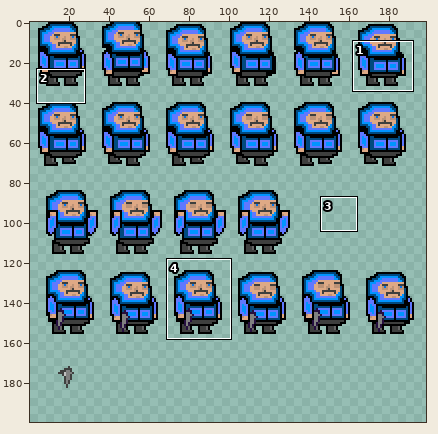
Sprite sheet, stored at Assets/Sprites/SpriteSprite.png. The first picture is a wide view before the edit; the outline marks the close-up.
Close-up. The starting point:
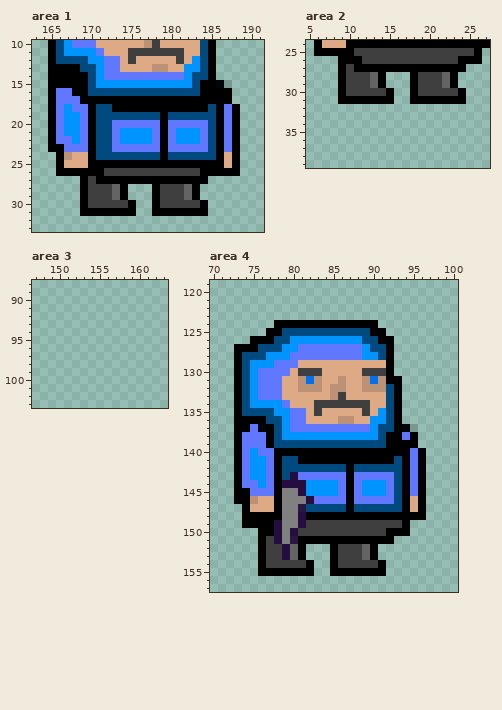
The file is 256x224 pixels. Colours within 5 levels of each other are drawn and written as one. Shown: area 1: x 163..191, y 10..33; area 2: x 5..27, y 24..39; area 3: x 147..163, y 88..103; area 4: x 70..100, y 119..157. The wide view leaves out empty margins. The commit also changed other parts of the picture, which this record leaves out.
After the commit:
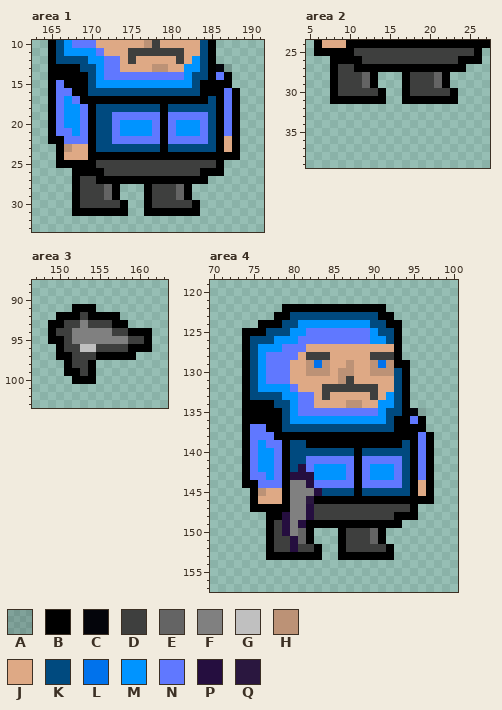
Palette (. is transparent): A #00000025  B #000000  C #04050b  D #3e3f3e  E #646464  F #808080  G #c0c0c0  H #bc9276  J #dea985  K #004a7f  L #0072ec  M #0094ff  N #6078ff  P #250e3f  Q #2a173f
What changed:
Changed rows in their new state; - is an unchanged pixel.
Area 1:
first column x 165:
13 ---------------------CA-
14 ---------------------NB-
15 -N-------------------BB-
16 ----------------------NB
17 --M-----------------K-NB
18 ---M----KKKKKK-KKKKK----
19 --------NNNNNN-NNNNN----
20 ---------MMMM---MMM-----
21 --N---------------------
22 -B-N-----NNNN---NNN---J-
23 .-HJJ---KKKKKK-KKKKK--J-
24 --J---BBBBBBBB-BBBBBB-B-
25 --BBB-DDDDDDDDDDDDDDD-..
26 -..-------------------..
27 ---BD-------------------
28 ---BD--EB.--BD--EB.-----
29 ---BD--EB.--BD--EB.-----
30 ---BD----B.-BD----B.----
31 ---B------.-B------.----
Area 2:
first column x 8:
26 B----------------
27 BD---------------
28 BD--EB.--BD--EB.-
29 BD--EB.--BD--EB.-
30 BD----B.-BD----B.
31 B------.-B------.
Area 3:
first column x 149:
 91 ---BBB-------
 92 -BBBDBBBB----
 93 BBDDFDDDBB---
 94 BDDFFFFFDDBBB
 95 BBDFFFFFFFDDB
 96 -BDDGGDDDDBBB
 97 -BBDDDBBBBB--
 98 --BDDB-------
 99 --BBDB-------
100 ---BBB-------
Area 4:
first column x 73:
122 ------BBBBBBBBBBBBB------
123 -----BBKKKKKKKKKKKBB-----
124 ---BB-KKMMMMMMMMMKKBB----
125 -BBBKK-MMNNNNNNNNMKKB----
126 -BKKKMM-NNNNNNNNNMMKB----
127 .-KMMMNN-JJJJJJJJJJJB----
128 .B-MNNN-JDDDJJJJJDDDB----
129 .BK-N--J-HLH--H--HLHBB---
130 .BKM----JHHH-HH-JHHHKB---
131 .BKM--N-JJJ---D-JJJJKB---
132 .BKMMMMNJJJDDDDDDDJJKB---
133 .BKKKKMMNN-DJJ---D-MKB---
134 .BBBBKKMNNJJJJHHJ-MMKB---
135 .BBBBBKM-NNNNNNNNN--KBCA-
136 .---BBKMMMMMMMMMM----BNB-
137 .--N-BKKKKKKKKKKKK---BBB-
138 .B--NBBBBBBBBBBBBBB--B-NB
139 .B-MNNB--BBBBBBBBBB--K-NB
140 .BNMMN-KKKKKKKK-KKKKKKBNB
141 .BN-MNB-KNNNNNN-NNNNNKBNB
142 .BN-MNB-PNMMMMNBNMMMNKBNB
143 .BNNMNB-PPMMMMNB-MMMNKBNB
144 .BBN-NBFFPNNN-NBNNN-NKBJB
145 ..BHJJB-FFPKKKKBKKKK-KBJB
146 ..B--JB--QBBBB-BBBBBB-B-B
147 -.BBB-B-FPDDDDDDDDDDDDB.-
148 -...--P-FPDDDDDDDDDD---.-
149 -...-DP--BBBBBBBBBBBB.---
150 ---.-DPFEB...B---EB...---
151 ---.BDDPE-...-DDDE-.-----
152 ---.B-DPDDB-.B--DDDB-----
153 ---.BBBB-BB-.BBBB-BB-----
154 ---.......--.......------
155 ---.......--.......------
Boxes around the changes in both close-ups, in picture pixels (x1, y1, x2, y2):
changed: (48, 64, 240, 216)
changed: (330, 56, 466, 104)
added: (48, 304, 152, 384)
changed: (234, 304, 434, 576)
